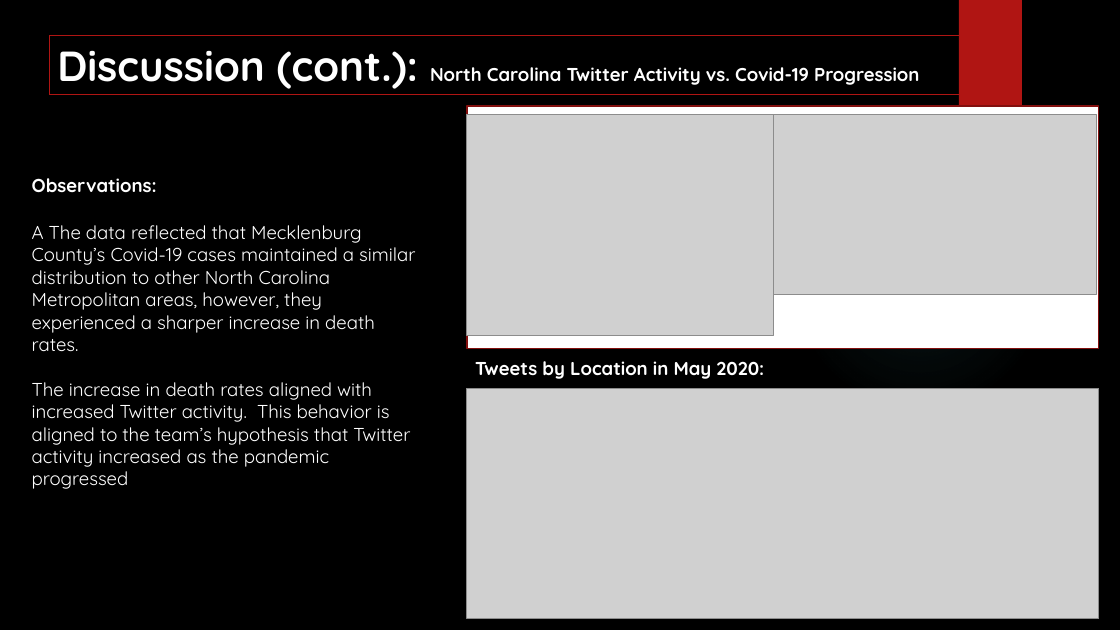
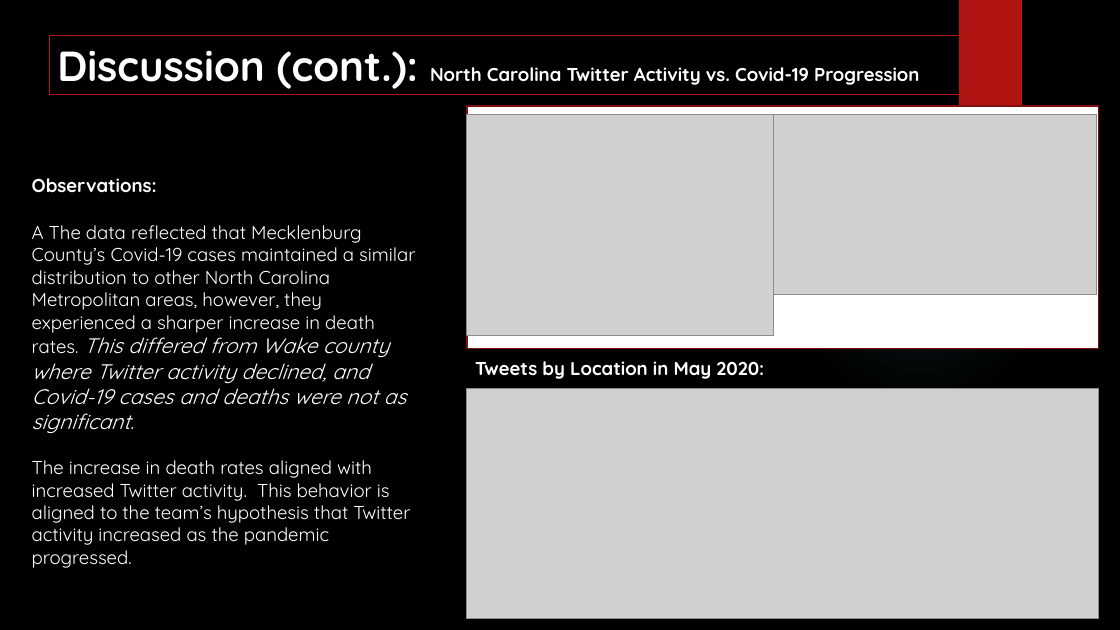
Before and after one commit to znurtokatli/COVID19TweetsDataAnalyzer, a slide deck: slide 12 of Cleaning/Data Analytics ProjectPres_LP_review.pptx. Drawn at 1120x630 pixels with LibreOffice and Linux fonts; fonts in the diff are those of the drawing; grey boxes stand for pictures; background and template pictures are left out. Boxes give left, top, right and bottom in pixels: in the first picture for what was removed or moved away, otherwise in the second. Text is boxed around its words. In the diff, an @@ line names an element or a change of style, - is before the commit and + after.

```diff
--- a/Cleaning/Data Analytics ProjectPres_LP_review.pptx
+++ b/Cleaning/Data Analytics ProjectPres_LP_review.pptx
@@ text at (32, 225, 415, 568): text changed @@
-A The data reflected that Mecklenburg County’s Covid-19 cases maintained a similar distribution to other North Carolina Metropolitan areas, however, they experienced a sharper increase in death rates.
-The increase in death rates aligned with increased Twitter activity. This behavior is aligned to the team’s hypothesis that Twitter activity increased as the pandemic progressed
+A The data reflected that Mecklenburg County’s Covid-19 cases maintained a similar distribution to other North Carolina Metropolitan areas, however, they experienced a sharper increase in death rates. This differed from Wake county where Twitter activity declined, and Covid-19 cases and deaths were not as significant.
+The increase in death rates aligned with increased Twitter activity. This behavior is aligned to the team’s hypothesis that Twitter activity increased as the pandemic progressed.
```
Also in this commit, not shown: 1 other slide changed, 3 other files.
